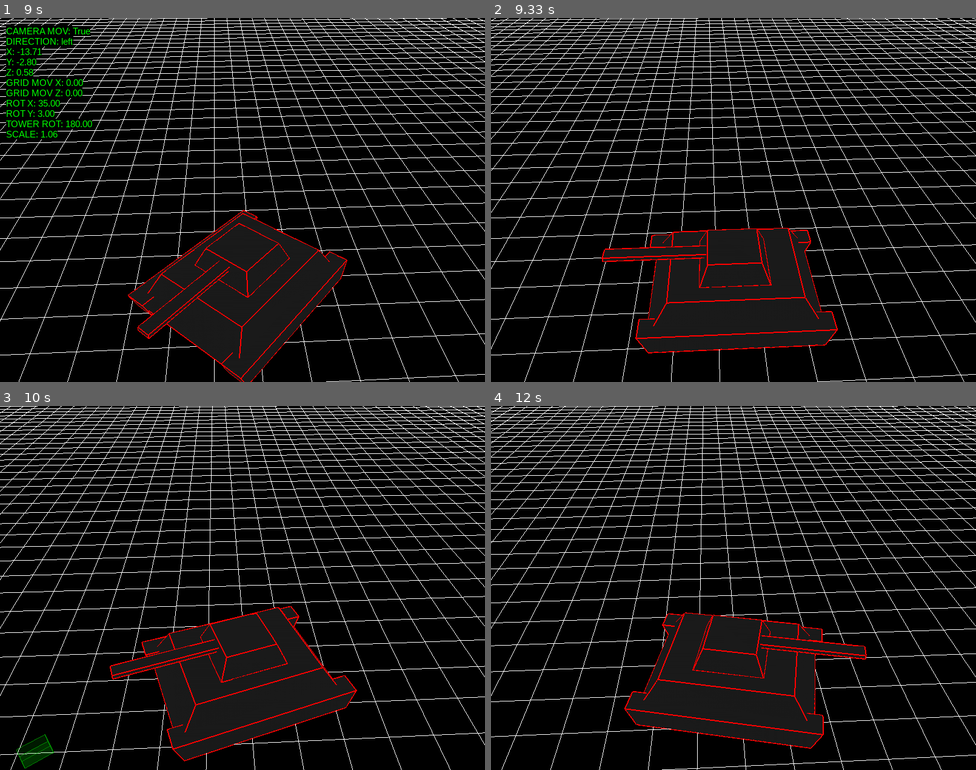
Above: before the commit, frames 1-4 (two rows, left to right).
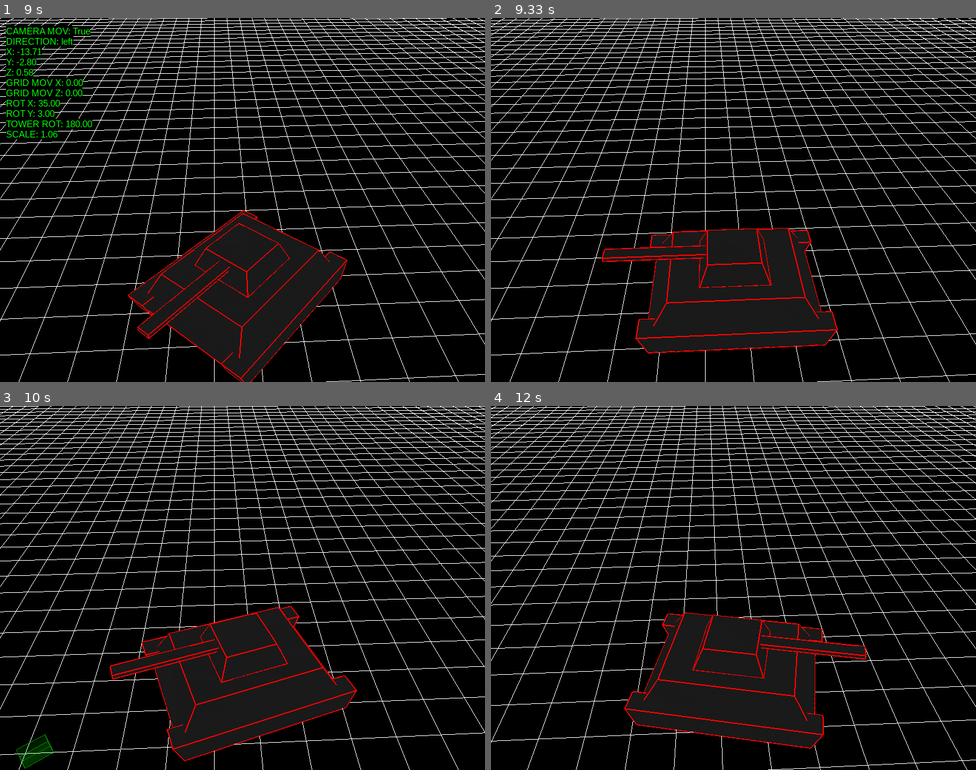
Above: after the commit, the same moments.

Repository: antonioam82/tank_controller
Game: pygame game, started from tank_demo_vb.py
The game is run twice, just before and just after one commit, with the same random seed, the same clock (stepped at 60 frames per second) and the same inputs.
Inputs:
- Up to frame 1 (9 s): hold O 0.33-0.8 s; hold Right 0.33-0.8 s; tap T at 0.83, 2.17 s; tap F at 1.17, 2.5 s; tap Z at 1.5, 3.5 s; tap G at 1.83, 3.17 s; tap X at 2.83 s; hold Up 4.33-4.8 s; hold Right 4.83-5.3 s; tap V at 4.98, 5.48, 6.82, 8.28 s; hold Left 5.33-5.87 s; tap J at 5.4, 5.7, 5.97, 6.3, 6.6, 6.73, 7.13, 7.43, 7.8, 8.2, 8.5, 8.7 s; hold Down 5.9-6.2 s; hold Left 6.23-6.63 s; hold Up 6.67-7.03 s; hold Right 7.07-7.7 s; tap Y at 7.22, 8.78 s; hold Down 7.73-8.1 s; hold Left 8.13-8.6 s; hold Right from 8.63 s (still down)
- Up to frame 2 (9.33 s): tap J at 9 s; release Right at 9.1 s; tap C at 9.13 s
- Up to frame 3 (10 s): hold Up 9.47-9.77 s; tap J at 9.53, 9.87 s; tap V at 9.62 s; hold Right from 9.8 s (still down); tap Y at 9.95 s
- Up to frame 4 (12 s): tap J at 10.17, 10.37, 10.67, 10.93, 11.6, 11.9 s; release Right at 10.27 s; hold Left 10.3-10.83 s; hold Down 10.87-11.17 s; tap V at 11.02 s; tap C at 11.2 s; hold Left 11.53-11.93 s; hold Up from 11.97 s (still down)

Frame 1 is identical in both runs. In frame 2, 4.0% of the frame differs, in the area x 0-100%, y 0-100%; in frame 3, 4.0%; in frame 4, 13%.

Commit message:
Solucionado codigo roto de parada gradual

Diff:
--- a/tank_demo_vb.py
+++ b/tank_demo_vb.py
@@ -232,15 +232,12 @@
     act_anim7 = False
 
     model_angle = 180
-    y_tower = 0.0
     rot_x = 35.0 #0.0
     dest_rot_x = 0.50 #>>>>>>>>>>>>>>>>>>>>>>>>>>>>>>>>>
     ROT_X_SPEED = 15.0 #<<<<<<<<<<<<<<<<<<<<<<<<<<<<<<<<<
     rot_y = 0.0
     stop_camera = False
     scale = 1.00
-    direction = 'front'
-    braking = False
 
     #---------------------------------------
     rotating = False
@@ -251,6 +248,7 @@
     y_tower = 0.0
     direction = 'front'
     new_direction = 'front'
+    braking = False
 
     #---------------------------------------
 
@@ -511,11 +509,14 @@
 
             if direction in ('front', 'back'):
                 if grid_mov_z > 0.0:
+                    #print("ok")
                     grid_mov_z = max(0.0, grid_mov_z - deceleration)
                 elif grid_mov_z < 0.0:
+                    #print("OK")
                     grid_mov_z = min(0.0, grid_mov_z + deceleration)
                 if grid_mov_z == 0.0:
                     braking = False
+                    moving = False
             else:
                 if grid_mov_x > 0.0:
                     grid_mov_x = max(0.0, grid_mov_x - deceleration)
@@ -523,6 +524,7 @@
                     grid_mov_x = min(0.0, grid_mov_x + deceleration)
                 if grid_mov_x == 0.0:
                     braking = False
+                    moving = False
 
         ###############################################################
 
@@ -541,7 +543,7 @@
             else:
                 model_angle += rotation_speed * (1 if diff > 0 else -1)
 
-        if not rotating and moving:
+        if not rotating and not braking and moving:
             rad = math.radians(model_angle)
             if direction in ['front', 'back']:
                 grid_mov_x = math.sin(rad) * 3.5
